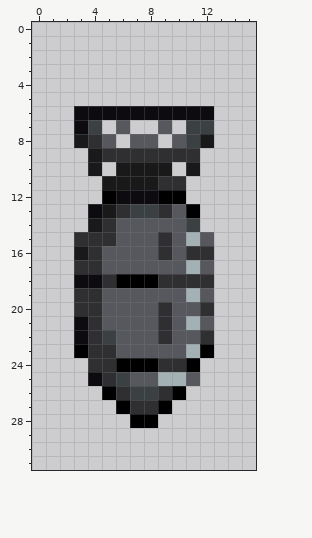
Two versions of one pixel-art sprite, ArmoredWarfare/Entities/Items/907kgBomb/Material_907kgbomb.png. Above, as it was before the edit.
The file is 16x32 pixels. The old version is drawn lined up with the new one.
The result:
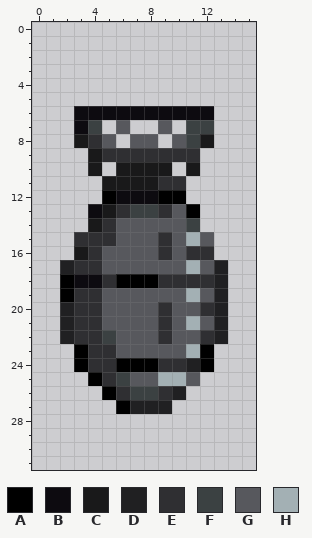
Palette (. is transparent): A #000000  B #0d0b10  C #19191a  D #202022  E #2f2f32  F #3b4142  G #57585d  H #a3b0b4
Change:
whole drawing moved by +0,+1 (the old picture is shown already moved)
@@ x 0..15 @@
 16 ...CEGGGGEGEE...
-17 ...EEGGGGGGHG...
-18 ...BBEAAAEEEE...
-19 ...EEGGGGGGHG...
-20 ...EEGGGGEGGE...
-21 ...BEGGGGEGHG...
-22 ...BEFGGGEGGE...
+17 ..DEEGGGGGGHGD..
+18 ..ABBEAAAEEEED..
+19 ..AEEGGGGGGHGD..
+20 ..DEEGGGGEGGED..
+21 ..DEEGGGGEGHGD..
+22 ..DEEFGGGEGGED..
 23 ...AEEGGGGGHA...
-24 ....EEAAAEEA....
-25 ....BEFGGHHG....
-26 .....AEFFEA.....
-27 ......AEEA......
-28 .......AA.......
+24 ...AEEAAAEEDA...
+25 ....AEFGGHHG....
+26 .....AEFFED.....
+27 ......ADDD......
+28 ................
 29 ................
